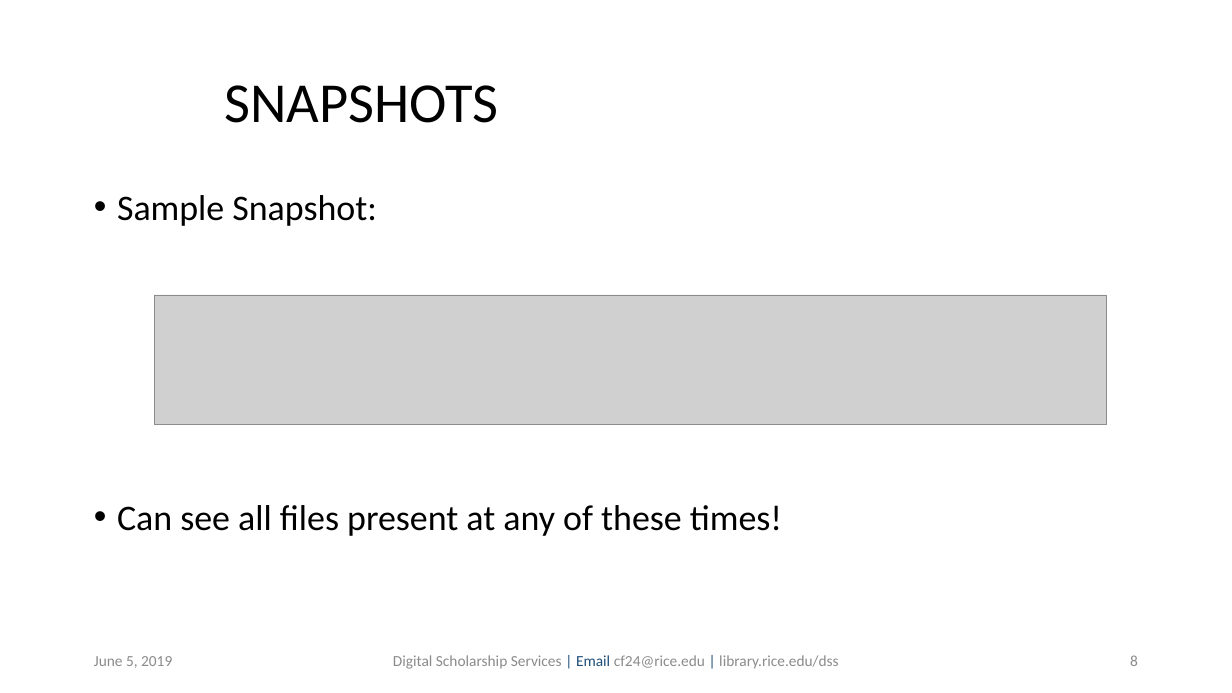
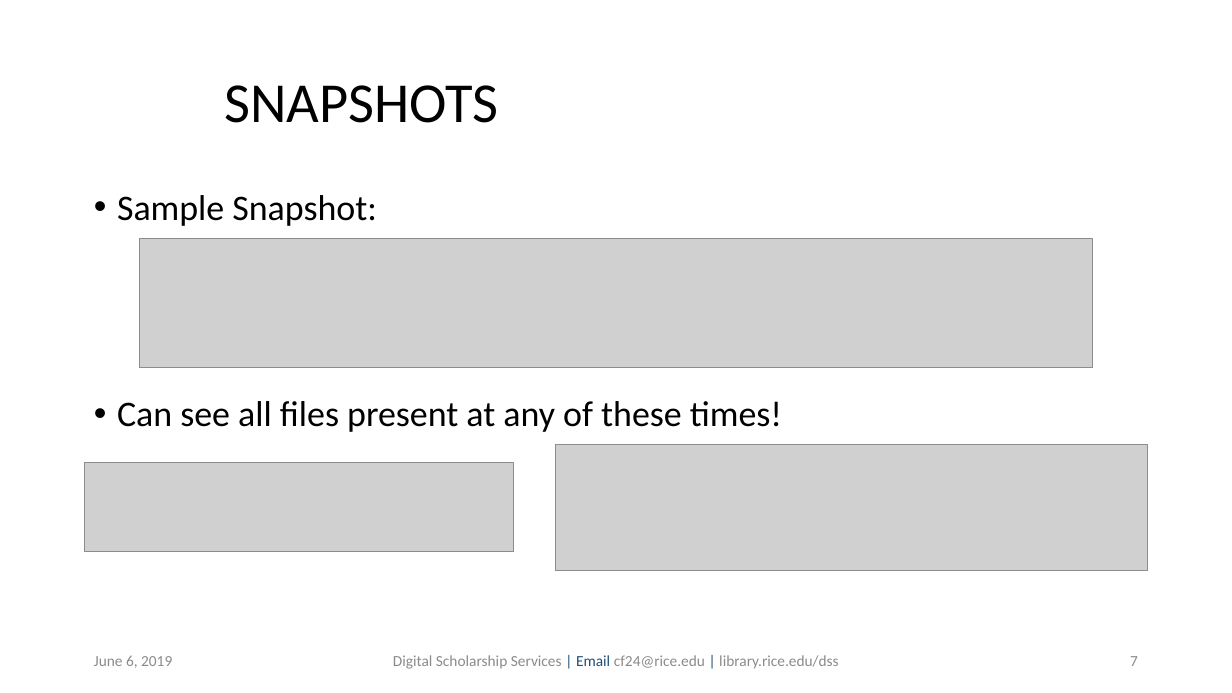
Before and after one commit to bakitybacon/rice-data-and-donuts, a slide deck: slide 7 of github/Introduction to Git & GitHub.pptx (slide 8 before the commit). Drawn at 1232x693 pixels with LibreOffice and Linux fonts; fonts in the diff are those of the drawing; grey boxes stand for pictures; background and template pictures are left out. Boxes give left, top, right and bottom in pixels: in the first picture for what was removed or moved away, otherwise in the second. Text is boxed around its words. In the diff, an @@ line names an element or a change of style, - is before the commit and + after.

Commit message:
edited text

```diff
--- a/github/Introduction to Git & GitHub.pptx
+++ b/github/Introduction to Git & GitHub.pptx
@@ text "Sample Snapshot:" rewrapped from [117, 195, 782, 536] to [117, 195, 782, 432] @@
@@ picture: place and size @@
-picture at [154, 295, 1107, 424]
+picture at [140, 238, 1092, 368]
@@ picture added at [555, 445, 1148, 570] @@
@@ picture added at [85, 462, 514, 552] @@
@@ text at [94, 655, 172, 668]: text changed @@
-June 5, 2019
+June 6, 2019
@@ page number at [1130, 656, 1138, 666]: text changed @@
-8
+7
```
Also in this commit, not shown: 39 other slides changed, 1 slide added.
